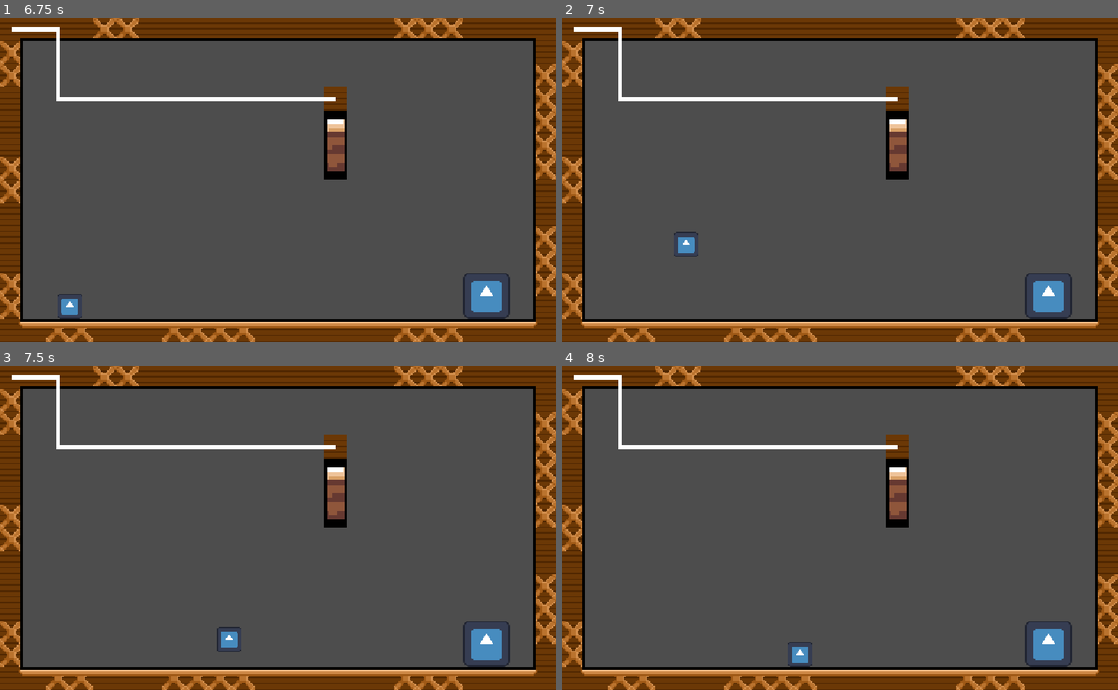
Above: before the commit, frames 1-4 (two rows, left to right).
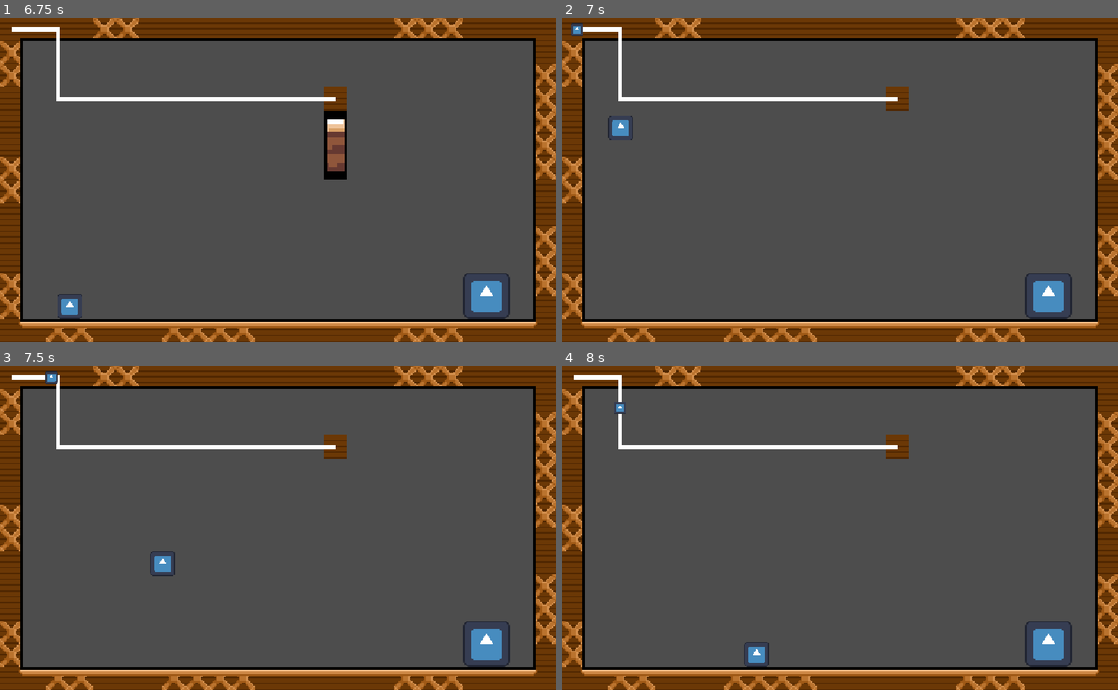
Above: after the commit, the same moments.

Repository: The-Necrodancer/Current-Jam
Game: Godot game, scene res://Scenes/game_manager.tscn
Same seed, same stepped clock (60 frames per second), same inputs: the game is played once before the commit and once after it. The engine's default icon, where the game draws it, is replaced by a stand-in: a white triangle on a blue panel in a dark square.
Inputs:
- Up to frame 1 (6.75 s): click "Play" at 0.5 s; hold D (right) 1.28-2.03 s; tap Space (jump) at 1.52, 2.27, 3.77, 4.52, 5.27 s; hold S (down) 2.03-2.78 s; hold D (right) 2.78-3.53 s; hold W (up) 3.53-4.28 s; hold A (left) 4.28-5.78 s; hold S (down) 5.78-6.53 s; tap Enter at 6.5 s; hold D (right) from 6.53 s (still down)
- Up to frame 2 (7 s): keep holding D (right); tap Space (jump) at 6.77 s
- Up to frame 3 (7.5 s): release D (right) at 7.28 s; hold W (up) from 7.28 s (still down)
- Up to frame 4 (8 s): keep holding W (up); tap Space (jump) at 7.52 s

Frame 1 is identical in both runs. In frame 2, 1.3% of the frame differs, in the area x 1-63%, y 1-74%; in frame 3, 1.4%, in the area x 8-63%, y 1-89%; in frame 4, 1.3%.
Error before the commit: Invalid access to property or key 'level_reset' on a base object of type 'Nil'. (res://Scripts/level.gd:8)

Commit message:
level update

Diff:
--- a/windy-ass-bank-heist/Scenes/empty_2dScene.tscn
+++ b/windy-ass-bank-heist/Scenes/empty_2dScene.tscn
@@ -5,10 +5,12 @@
 [ext_resource type="PackedScene" uid="uid://dectjccxyaw1r" path="res://Scenes/player.tscn" id="2_w7fk8"]
 [ext_resource type="PackedScene" uid="uid://bhc828t5ibioa" path="res://Scenes/WireController.tscn" id="3_4574e"]
 [ext_resource type="PackedScene" uid="uid://cfne1c7isnf7l" path="res://Scenes/door.tscn" id="4_6yj1h"]
-[ext_resource type="PackedScene" uid="uid://dm0tibvgy3wkq" path="res://Scenes/gem.tscn" id="5_c3w37"]
+[ext_resource type="PackedScene" uid="uid://3aebq2xa05pm" path="res://Scenes/gem.tscn" id="5_c3w37"]
 
-[node name="Empty2dScene" type="Node2D" unique_id=875911448]
+[node name="Empty2dScene" type="Node2D" unique_id=875911448 node_paths=PackedStringArray("end_door", "end_gem")]
 script = ExtResource("1_c3w37")
+end_door = NodePath("Door")
+end_gem = NodePath("Gem")
 metadata/_custom_type_script = "uid://6t8efmx5m2rt"
 
 [node name="BasicTilemap" parent="." unique_id=137257255 instance=ExtResource("1_rnf03")]
--- a/windy-ass-bank-heist/Scripts/game_manager.gd
+++ b/windy-ass-bank-heist/Scripts/game_manager.gd
@@ -54,9 +54,6 @@
 
 	self.add_child(cur_level)
 
-	var g = get_tree().get_nodes_in_group("Gem")
-	for Gem in g:
-		Gem.connect("next_level", load_next_scene)
 
 
 #defaults to title screen if index is out of bounds
--- a/windy-ass-bank-heist/Scripts/gem.gd
+++ b/windy-ass-bank-heist/Scripts/gem.gd
@@ -1,4 +1,5 @@
 extends Area2D
+class_name Gem
 
 signal next_level
 
--- a/windy-ass-bank-heist/Scripts/level.gd
+++ b/windy-ass-bank-heist/Scripts/level.gd
@@ -3,9 +3,11 @@
 
 var gameManager : GameManager = null
 @export var end_door : Door
+@export var end_gem : Gem
 
 func _ready() -> void:
 	end_door.level_reset.connect(reset_level)
+	end_gem.next_level.connect(complete_level)
 
 func reset_level():
 	gameManager.reload_current_scene()
Not shown: 1 places in windy-ass-bank-heist/Scenes/gem.tscn that only renumber resources
